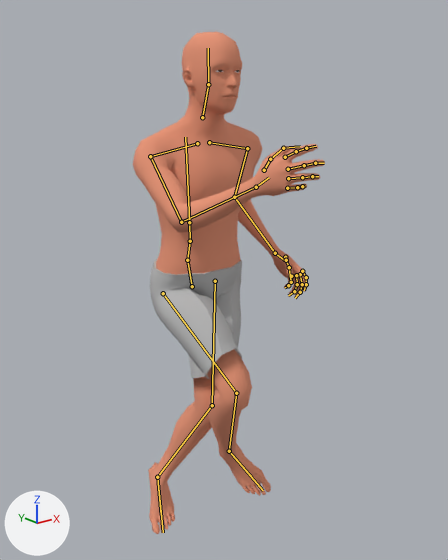
What one commit did to the glTF model ScoopsField/res/models/bodymodel_.glb.
The view is the same before and after, from a 50 mm camera at (-1.175, -1.653, 1.56) aimed at (0.007, -0.177, 0.97). Arrows for +X, +Y and +Z are at lower left; the lights stay in place. The first picture is the older version. Both versions are drawn at frame 0 of the action 'strafe'; the numbers are the values there. The bones that change, and the others that lie on the model, are drawn over the model as lines.

The first picture shows 'Human', 'Human.001'.
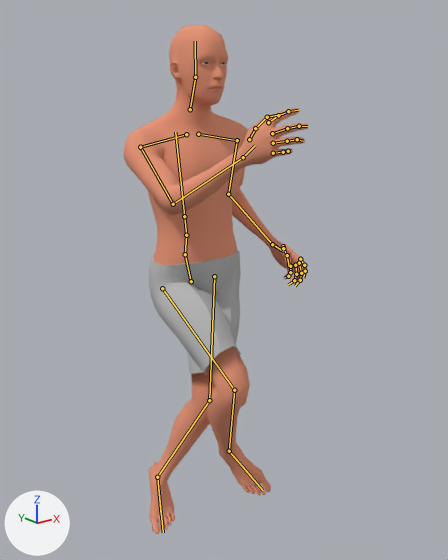
Pixel boxes (x1, y1, x2, y2) of what changed, in the pictures (448 x 560 px):
'Human', posed: before (133, 32, 325, 534); after (123, 25, 308, 534)
'Human.001', posed: before (150, 258, 252, 461); after (149, 251, 250, 459)
bone 'pelvis', root to tip: before (192, 286) to (187, 260); after (191, 281) to (185, 254)
bone 'neck_01', root to tip: before (202, 117) to (208, 84); after (190, 109) to (195, 77)
bone 'thigh_l', root to tip: before (215, 281) to (212, 405); after (214, 276) to (209, 400)
bone 'calf_l', root to tip: before (212, 405) to (157, 477); after (209, 400) to (157, 477)
bone 'thigh_r', root to tip: before (163, 293) to (236, 393); after (162, 288) to (234, 390)
bone 'calf_r', root to tip: before (236, 393) to (229, 451); after (234, 390) to (229, 451)

What the commit changed:
Bone 'pelvis' (bone_pelvis) moves from (0.0, -0.032, -0.008) to (0.0, -0.014, -0.005).
Bone 'pelvis' (bone_pelvis) turns from (6, 0, 0) to (0, 0, 0) degrees about its own x, y and z.
Bone 'neck_01' (bone_neck_01) turns from (-6, 0, 0) to (0, 0, 0) degrees about its own x, y and z.
Bone 'thigh_l' (bone_thigh_l) turns from (-10, 13, 31) to (-3, 11, 29) degrees about its own x, y and z.
Bone 'calf_l' (bone_calf_l) turns from (46, -2, 8) to (41, -2, 7) degrees about its own x, y and z.
Bone 'thigh_r' (bone_thigh_r) turns from (-51, -15, -26) to (-44, -13, -24) degrees about its own x, y and z.
Bone 'calf_r' (bone_calf_r) turns from (74, 21, -22) to (72, 20, -21) degrees about its own x, y and z.
